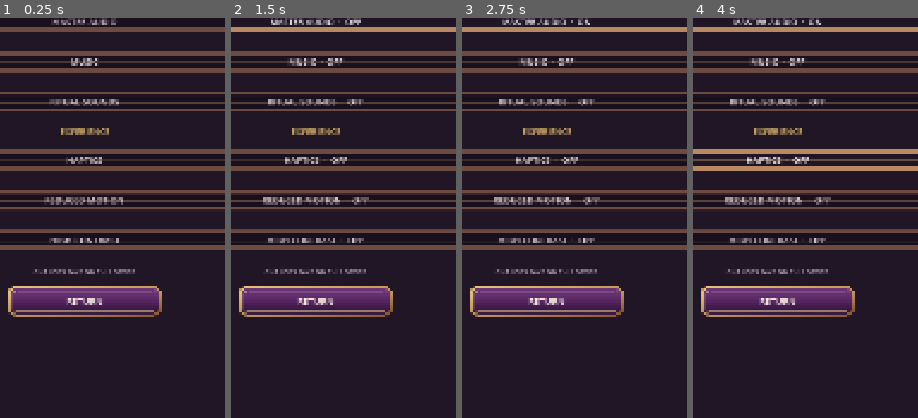
Above: before the commit, frames 1-4 (left to right).
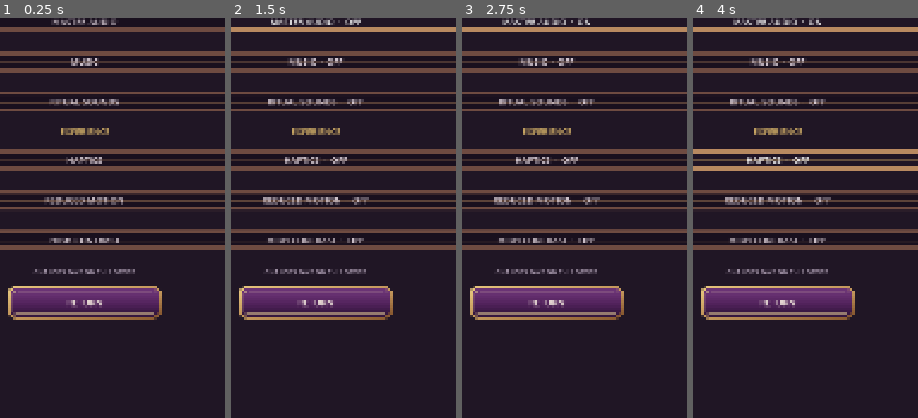
Above: after the commit, the same moments.

Repository: Jay-prodesign/akilta-match3
Game: Godot game, scene res://src/ui/settings/settings_panel.tscn
Two runs of this game, one before a commit and one after it. Both use one fixed random seed, a clock stepped at 60 frames per second and the inputs below. This scene is started directly instead of the project's main scene.
Inputs:
- Up to frame 1 (0.25 s): no input
- Up to frame 2 (1.5 s): click "MASTER AUDIO" at 0.5 s; click "MASTER AUDIO · ON" at 1.25 s
- Up to frame 3 (2.75 s): click "MASTER AUDIO · OFF" at 2 s
- Up to frame 4 (4 s): click "HAPTICS · OFF" at 2.75 s; click "HAPTICS · ON" at 3.5 s
The pictures show only the part of the screen within x 31-81%, y 28-78%; the shares and areas given below are measured in that part.

The runs differ from the first frame. In frame 1, 1.8% of the frame differs, in the area x 3-72%, y 70-76%; in frame 2, 1.8%; in frame 3, 1.8%; in frame 4, 1.8%.

Commit message:
Restore Settings return touch target without changing composition

Diff:
--- a/src/ui/settings/settings_panel.tscn
+++ b/src/ui/settings/settings_panel.tscn
@@ -377,7 +377,7 @@
 vertical_alignment = 1
 
 [node name="Close" type="Button" parent="Card/Content"]
-custom_minimum_size = Vector2(380, 82)
+custom_minimum_size = Vector2(380, 88)
 layout_mode = 2
 size_flags_horizontal = 4
 theme_override_colors/font_color = Color(0.0627, 0.051, 0.0706, 1)
